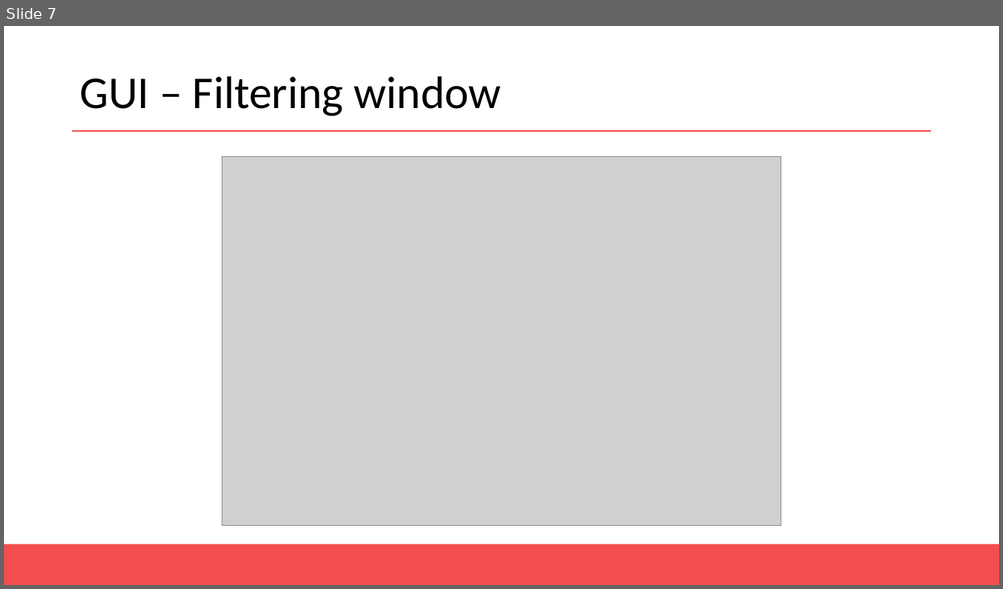
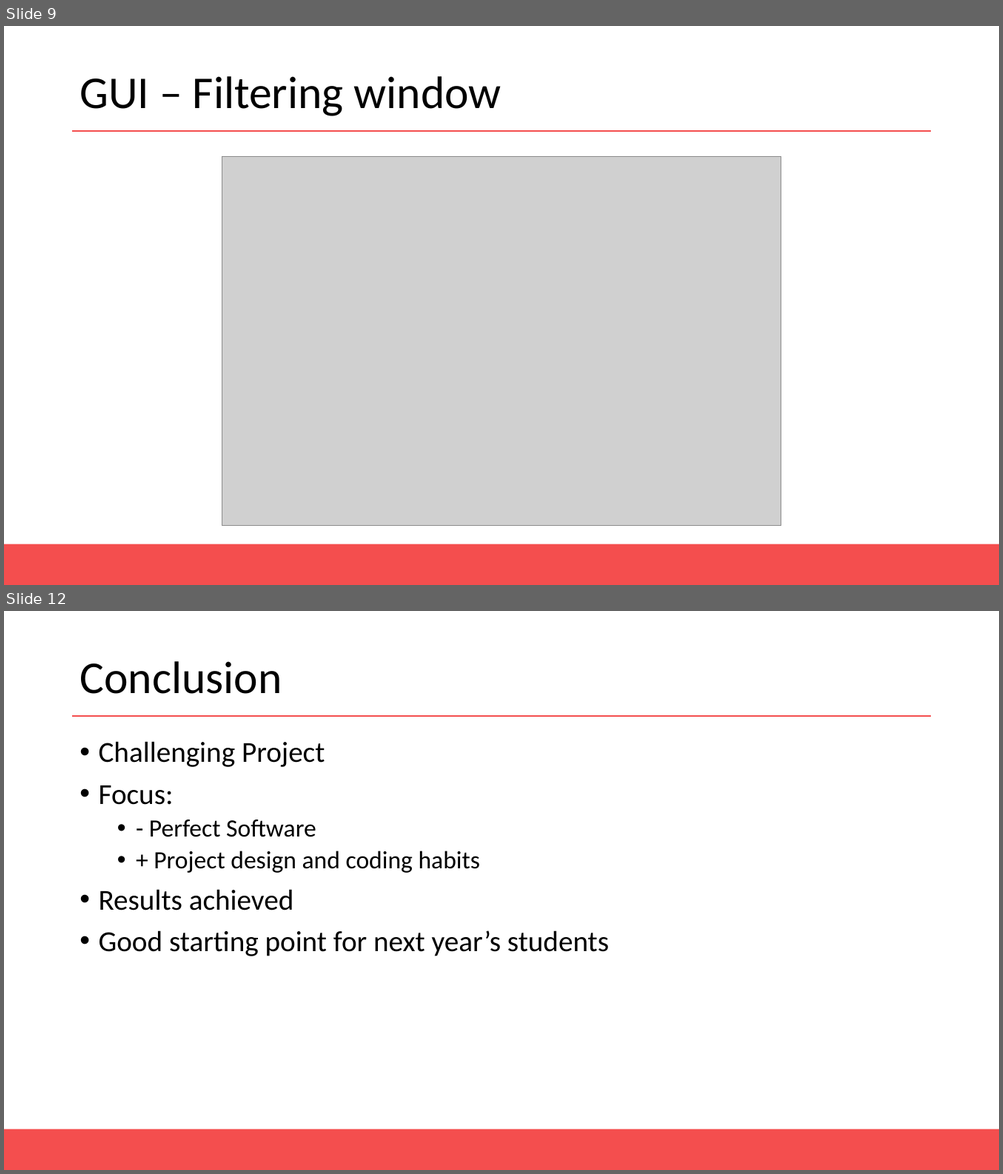
Before and after one commit to AntoineMerlet/3DScan, a slide deck: Presentation/MAGMA Presentation.pptx. Shown one above the other, each under a label of ours: slide 7 before the commit, slides 9 and 12 after it; the slides between them are not shown. The pictures are 1003x589 and 1003x1174 pixels, drawn with LibreOffice and Linux fonts; fonts in the diff are those of the drawing; grey boxes stand for pictures. Boxes give left, top, right and bottom in pixels: in the first picture for what was removed or moved away, otherwise in the second. Text is boxed around its words. In the diff, an @@ line names an element or a change of style, - is before the commit and + after.

```diff
--- a/Presentation/MAGMA Presentation.pptx
+++ b/Presentation/MAGMA Presentation.pptx
@@ slide 12 added at bbox=[4, 611, 999, 1170], background #FFFFFF; not listed: 2 template elements that a slide beside it also shows @@
@@ title added at bbox=[79, 661, 282, 694], 44 pt, text #000000 @@
+Conclusion
@@ text added at bbox=[99, 741, 609, 957], 28 pt, text #000000 @@
+• Challenging Project
+• Focus:
+  • - Perfect Software
+  • + Project design and coding habits
+• Results achieved
+• Good starting point for next year’s students
@@ what was slide 7 is now slide 9 @@
```
Also in this commit, not shown: 2 slides changed, 3 other slides added, 1 slide removed.
